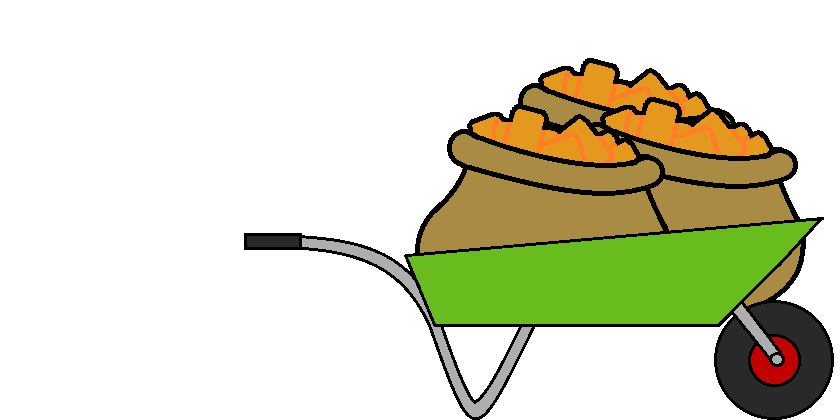
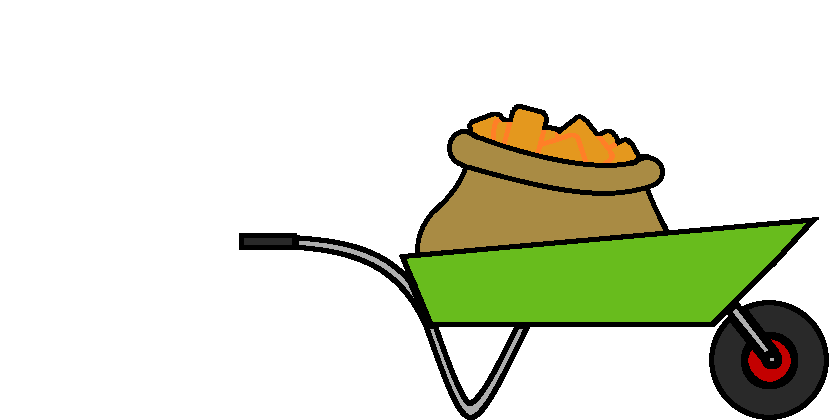
Layered file, before and after one edit (840 x 420). Changes by layer:
painted on "Wheelbarrow" over [239, 217, 834, 420]
hid "Gold 2", painted on it over [462, 58, 824, 311]
hid "Gold 3" over [486, 58, 744, 252]
